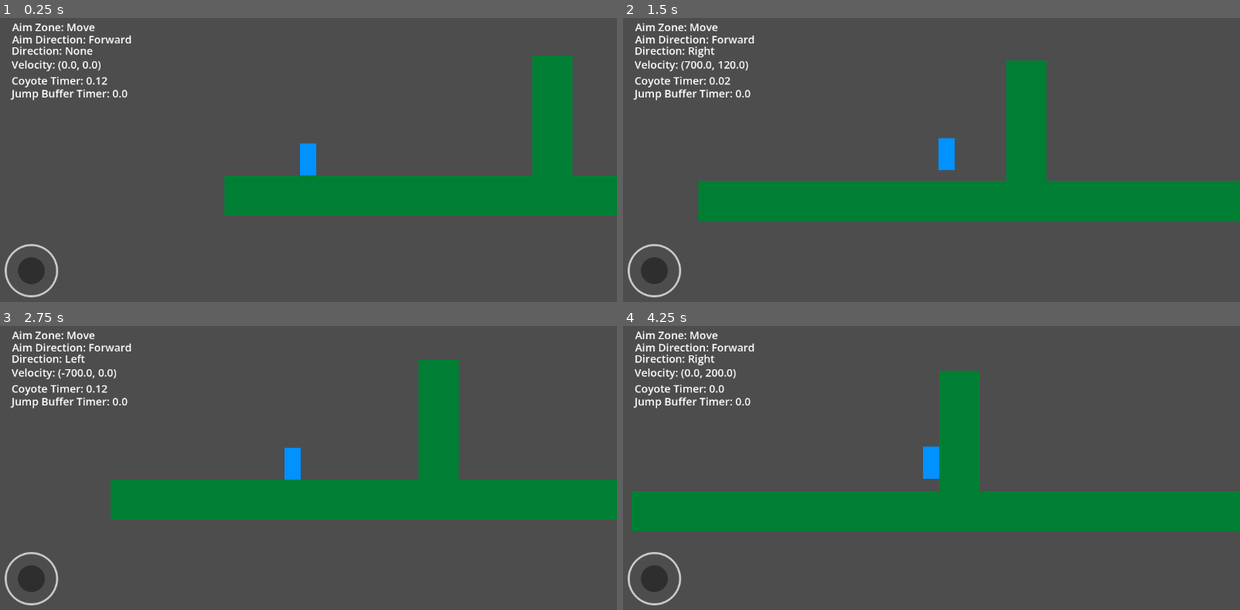
Above: before the commit, frames 1-4 (two rows, left to right).
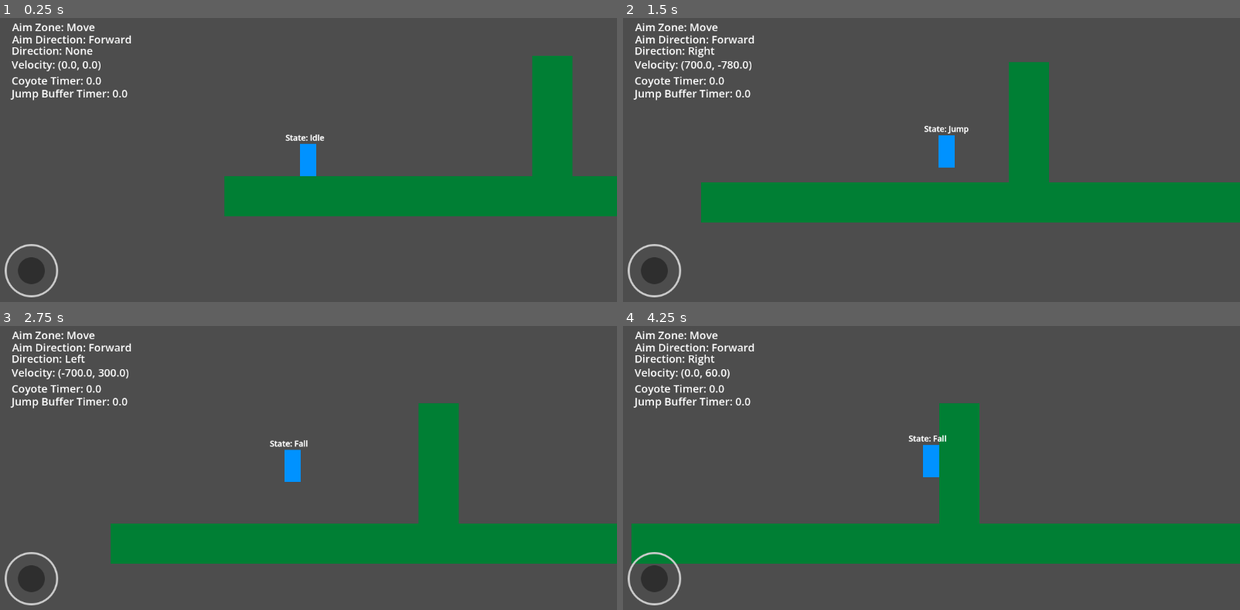
Above: after the commit, the same moments.

Repository: Mrdarx444/Veinbreaker
Game: Godot game, scene res://source/test/world.tscn
The game is run twice, just before and just after one commit, with the same random seed, the same clock (stepped at 60 frames per second) and the same inputs.
Inputs:
- Up to frame 1 (0.25 s): no input
- Up to frame 2 (1.5 s): hold D (Right) from 0.53 s (still down); tap Space (Jump) at 0.6, 0.77, 1.07, 1.35 s
- Up to frame 3 (2.75 s): tap Space (Jump) at 1.52, 1.82, 2.1 s; release D (Right) at 2.03 s; hold A (Left) from 2.03 s (still down)
- Up to frame 4 (4.25 s): release A (Left) at 2.78 s; hold D (Right) from 2.78 s (still down); tap Space (Jump) at 2.85, 3.02, 3.32, 3.6, 3.77, 4.07 s

The runs differ from the first frame. In frame 1, 0.5% of the frame differs, in the area x 15-100%, y 13-70%; in frame 2, 1.7%; in frame 3, 24%, in the area x 15-100%, y 11-84%; in frame 4, 23%.

Commit message:
Deport player.gd script to a state machine

Diff:
--- a/project.godot
+++ b/project.godot
@@ -23,6 +23,8 @@
 gdscript/warnings/unused_private_class_variable=0
 gdscript/warnings/unused_parameter=0
 gdscript/warnings/unused_signal=0
+gdscript/warnings/shadowed_variable=0
+gdscript/warnings/shadowed_variable_base_class=0
 
 [display]
 
--- /dev/null
+++ b/source/classes/FSM/State.gd
@@ -0,0 +1,10 @@
+class_name State
+extends Node
+
+func enter(state_owner: Node2D, state_machine: StateMachine) -> void: pass
+
+func exit(state_owner: Node2D, state_machine: StateMachine) -> void: pass
+
+func update(delta: float, state_owner: Node2D, state_machine: StateMachine) -> void: pass
+
+func physics_update(delta: float, state_owner: Node2D, state_machine: StateMachine) -> void: pass
--- /dev/null
+++ b/source/classes/FSM/StateMachine.gd
@@ -0,0 +1,52 @@
+class_name StateMachine
+extends Node
+
+signal state_changed(from_state: StringName, to_state: StringName)
+
+@export var initiate_state: State = null
+@onready var current_state: State = initiate_state
+
+var states: Dictionary[StringName, State] = {}
+
+func _ready() -> void:
+	_debbug()
+	_set_states()
+	_enter_initial_state()
+
+func _set_states():
+	for child in get_children(true):
+		if child is State:
+			states[child.name] = (child as State)
+
+func _enter_initial_state() -> void:
+	current_state.enter(owner, self)
+	state_changed.emit(&"", current_state.name)
+
+func _process(delta: float) -> void:
+	current_state.update(delta, owner, self)
+
+func _physics_process(delta: float) -> void:
+	current_state.physics_update(delta, owner, self)
+
+func change_state(next_state_name: StringName) -> void:
+	if next_state_name == &"": return
+	var next_state: State = states[next_state_name]
+	if current_state == next_state:
+		push_warning("You're already at the same state named '%s'"%str(next_state_name))
+		return
+	if !next_state:
+		push_error("There is no a State with name of '%s'"%str(next_state_name))
+		return
+	current_state.exit(owner, self)
+	next_state.enter(owner, self)
+	state_changed.emit(current_state.name, next_state_name)
+	current_state = next_state
+
+func _debbug() -> void:
+	if initiate_state == null:
+		push_error("There is no initial state")
+		return
+	state_changed.connect(Callable(self, "_state_changed_message"))
+
+func _state_changed_message(from: StringName, to: StringName):
+	print("'%s' Changed state from '%s' to '%s'"%[owner.name, from, to])
--- a/source/scenes/Player/player.tscn
+++ b/source/scenes/Player/player.tscn
@@ -2,6 +2,11 @@
 
 [ext_resource type="Script" uid="uid://ceej0isvs6nyv" path="res://source/scripts/Player/player.gd" id="1_31g4s"]
 [ext_resource type="Script" uid="uid://d17itavn1yymn" path="res://source/scripts/Player/Component/aim_component.gd" id="2_ck846"]
+[ext_resource type="Script" uid="uid://sffei5k4nmay" path="res://source/classes/FSM/StateMachine.gd" id="3_8vvwm"]
+[ext_resource type="Script" uid="uid://cn7aqx2ivd87l" path="res://source/scripts/Player/States/idle_state.gd" id="4_0wpal"]
+[ext_resource type="Script" uid="uid://d2t4p3epldlyl" path="res://source/scripts/Player/States/move_state.gd" id="5_ryax5"]
+[ext_resource type="Script" uid="uid://booc1r8m0sjrd" path="res://source/scripts/Player/States/fall_state.gd" id="6_c4tgw"]
+[ext_resource type="Script" uid="uid://t641dacx3nys" path="res://source/scripts/Player/States/jump_state.gd" id="7_c4tgw"]
 
 [sub_resource type="RectangleShape2D" id="RectangleShape2D_yd3kj"]
 size = Vector2(60, 120)
@@ -9,9 +14,22 @@
 [sub_resource type="LabelSettings" id="LabelSettings_ck846"]
 font_size = 20
 
+[sub_resource type="LabelSettings" id="LabelSettings_c4tgw"]
+font_size = 30
+outline_size = 2
+
+[sub_resource type="GDScript" id="GDScript_c4tgw"]
+script/source = "extends Label
+
+
+
+func _on_state_machine_state_changed(from_state: StringName, to_state: StringName) -> void:
+	text = \"State: \" + str(to_state)
+"
+
 [node name="Player" type="CharacterBody2D" unique_id=1568325260]
 script = ExtResource("1_31g4s")
-jump_buffer_time = 1.0
+aiming_slowdown_ratio = 0.63
 
 [node name="TempSprite" type="ColorRect" parent="." unique_id=739025270]
 custom_minimum_size = Vector2(60, 120)
@@ -30,6 +48,11 @@
 
 [node name="Collision" type="CollisionShape2D" parent="." unique_id=888884237]
 shape = SubResource("RectangleShape2D_yd3kj")
+
+[node name="Camera" type="Camera2D" parent="." unique_id=1120778986]
+zoom = Vector2(0.5, 0.5)
+position_smoothing_enabled = true
+position_smoothing_speed = 10.0
 
 [node name="Components" type="Node" parent="." unique_id=2138234143]
 
@@ -101,11 +124,6 @@
 text = "Jump Buffer Timer: 0.0"
 label_settings = SubResource("LabelSettings_ck846")
 
-[node name="Camera" type="Camera2D" parent="." unique_id=1120778986]
-zoom = Vector2(0.5, 0.5)
-position_smoothing_enabled = true
-position_smoothing_speed = 10.0
-
 [node name="Timers" type="Node" parent="." unique_id=1895822513]
 
 [node name="CoyoteTimer" type="Timer" parent="Timers" unique_id=302265838]
@@ -113,3 +131,42 @@
 
 [node name="JumpBufferTimer" type="Timer" parent="Timers" unique_id=687490601]
 one_shot = true
+
+[node name="StateMachine" type="Node" parent="." unique_id=393924244 node_paths=PackedStringArray("initiate_state")]
+script = ExtResource("3_8vvwm")
+initiate_state = NodePath("Idle")
+metadata/_custom_type_script = "uid://sffei5k4nmay"
+
+[node name="Idle" type="Node" parent="StateMachine" unique_id=619413992]
+script = ExtResource("4_0wpal")
+metadata/_custom_type_script = "uid://c2d84vxcs81cy"
+
+[node name="Move" type="Node" parent="StateMachine" unique_id=1796069242]
+script = ExtResource("5_ryax5")
+metadata/_custom_type_script = "uid://c2d84vxcs81cy"
+
+[node name="Fall" type="Node" parent="StateMachine" unique_id=1787499065]
+script = ExtResource("6_c4tgw")
+metadata/_custom_type_script = "uid://c2d84vxcs81cy"
+
+[node name="Jump" type="Node" parent="StateMachine" unique_id=866311513]
+script = ExtResource("7_c4tgw")
+metadata/_custom_type_script = "uid://c6ee1ed1fi5b1"
+
+[node name="StateLabel" type="Label" parent="." unique_id=1840347626]
+anchors_preset = 7
+anchor_left = 0.5
+anchor_top = 1.0
+anchor_right = 0.5
+anchor_bottom = 1.0
+offset_left = -84.5
+offset_top = -106.0
+offset_right = 84.5
+offset_bottom = -64.0
+grow_horizontal = 2
+grow_vertical = 0
+text = "State: None"
+label_settings = SubResource("LabelSettings_c4tgw")
+script = SubResource("GDScript_c4tgw")
+
+[connection signal="state_changed" from="StateMachine" to="StateLabel" method="_on_state_machine_state_changed"]
--- /dev/null
+++ b/source/scripts/Player/PlayerState.gd
@@ -0,0 +1,34 @@
+class_name PlayerState
+extends State
+
+func physics_update(delta: float, state_owner: Node2D, state_machine: StateMachine) -> void:
+	var player: Player = state_owner
+	gravity_handle(delta, state_owner as Player)
+	state_machine.change_state(get_next_state(player))
+
+func get_next_state(player: Player) -> StringName:
+
+	return &""
+
+func gravity_handle(delta: float, player: Player):
+	if !player.is_on_floor():
+		if player.velocity.y < player.max_fall_speed:
+			player.velocity.y = min(player.velocity.y + player.gravity * delta, player.max_fall_speed)
+	else :
+		player.velocity.y = 0
+
+func movement_handle(delta: float, player: Player):
+	match player.joystick.current_zone:
+		player.joystick.AimZone.MOVE:
+			player.velocity.x = move_toward(
+				player.velocity.x,
+				player.speed * player.joystick.move_direction,
+				player.acceleration * delta
+			)
+		player.joystick.AimZone.MOVE_AIM_UP, player.joystick.AimZone.MOVE_AIM_DOWN:
+			player.velocity.x = move_toward(
+				player.velocity.x,
+				player.speed * player.joystick.move_direction * player.aiming_slowdown_ratio,
+				player.acceleration * delta
+			)
+	player.move_and_slide()
--- /dev/null
+++ b/source/scripts/Player/States/fall_state.gd
@@ -0,0 +1,19 @@
+extends PlayerState
+
+func physics_update(delta: float, state_owner: Node2D, state_machine: StateMachine) -> void:
+	var player: Player = state_owner
+	movement_handle(delta, player)
+	if Input.is_action_just_pressed("Jump") and player.velocity.y > player.jump_buffer_min_velocity:
+		player.jump_buffer_timer.start()
+	super.physics_update(delta, state_owner, state_machine)
+
+func get_next_state(player: Player) -> StringName:
+	if player.is_on_floor():
+		if player.joystick.move_direction != 0:
+			return &"Move"
+		else :
+			return &"Idle"
+	if Input.is_action_just_pressed("Jump"):
+		if !player.coyote_timer.is_stopped():
+			return &"Jump"
+	return &""
--- /dev/null
+++ b/source/scripts/Player/States/idle_state.gd
@@ -0,0 +1,25 @@
+extends PlayerState
+
+func physics_update(delta: float, state_owner: Node2D, state_machine: StateMachine) -> void:
+	slow_down(delta, state_owner as Player)
+	super.physics_update(delta, state_owner, state_machine)
+
+func slow_down(delta: float, player: Player):
+	player.velocity.x = move_toward(
+		player.velocity.x,
+		0.0,
+		player.friction * delta
+	)
+
+func get_next_state(player: Player) -> StringName:
+	if player.joystick.move_direction != 0:
+		return &"Move"
+	if !player.is_on_floor():
+		if player.velocity.y >= 0:
+			return &"Fall"
+	if Input.is_action_just_pressed("Jump"):
+		return &"Jump"
+	if !player.jump_buffer_timer.is_stopped():
+		player.jump_buffer_timer.stop()
+		return &"Jump"
+	return &""
--- /dev/null
+++ b/source/scripts/Player/States/jump_state.gd
@@ -0,0 +1,20 @@
+extends PlayerState
+
+func enter(state_owner: Node2D, state_machine: StateMachine) -> void:
+	var player: Player = state_owner
+	player.velocity.y = player.jump_velocity
+	player.coyote_timer.stop()
+
+func physics_update(delta: float, state_owner: Node2D, state_machine: StateMachine) -> void:
+	movement_handle(delta, state_owner as Player)
+	super.physics_update(delta, state_owner, state_machine)
+
+func get_next_state(player: Player) -> StringName:
+	if player.velocity.y >= 0:
+		return &"Fall"
+	if player.is_on_floor():
+		if player.velocity.x:
+			return &"Move"
+		else :
+			return &"Idle"
+	return &""
--- /dev/null
+++ b/source/scripts/Player/States/move_state.gd
@@ -0,0 +1,19 @@
+extends PlayerState
+
+func physics_update(delta: float, state_owner: Node2D, state_machine: StateMachine) -> void:
+	movement_handle(delta, state_owner as Player)
+	super.physics_update(delta, state_owner, state_machine)
+
+func get_next_state(player: Player) -> StringName:
+	if player.joystick.move_direction == 0 and player.is_on_floor():
+		return &"Idle"
+	if !player.is_on_floor():
+		if player.velocity.y >= 0:
+			player.coyote_timer.start()
+			return &"Fall"
+	if Input.is_action_just_pressed("Jump"):
+		return &"Jump"
+	if !player.jump_buffer_timer.is_stopped():
+		player.jump_buffer_timer.stop()
+		return &"Jump"
+	return &""
--- a/source/scripts/Player/player.gd
+++ b/source/scripts/Player/player.gd
@@ -1,4 +1,5 @@
 extends CharacterBody2D
+class_name Player
 
 @export_subgroup("Movement")
 @export var speed: float = 700.0
@@ -31,57 +32,7 @@
 	jump_buffer_timer.wait_time = jump_buffer_time
 
 func _physics_process(delta: float) -> void:
-	movement_handle(delta)
-	gravity_handle(delta)
-	jump_handle(delta)
-	move_and_slide()
 	_debugg()
-
-func gravity_handle(delta: float):
-	if !is_on_floor():
-		if velocity.y < max_fall_speed:
-			velocity.y = min(velocity.y + gravity * delta, max_fall_speed)
-	else :
-		velocity.y = 0
-
-func movement_handle(delta: float):
-	match joystick.current_zone:
-		joystick.AimZone.MOVE:
-			velocity.x = move_toward(
-				velocity.x,
-				speed * joystick.move_direction,
-				acceleration * delta
-			)
-		joystick.AimZone.MOVE_AIM_UP, joystick.AimZone.MOVE_AIM_DOWN:
-			velocity.x = move_toward(
-				velocity.x,
-				speed * joystick.move_direction * aiming_slowdown_ratio,
-				acceleration * delta
-			)
-		_:
-			velocity.x = move_toward(
-				velocity.x,
-				0.0,
-				friction * delta
-			)
-
-func jump_handle(delta: float):
-	if is_on_floor():
-		coyote_timer.start()
-		if !jump_buffer_timer.is_stopped():
-			velocity.y = jump_velocity
-		jump_buffer_timer.stop()
-
-	if Input.is_action_just_pressed("Jump"):
-		if !coyote_timer.is_stopped():
-			velocity.y = jump_velocity
-			coyote_timer.stop()
-
-		if !is_on_floor() and velocity.y > jump_buffer_min_velocity:
-			jump_buffer_timer.start()
-
-	if Input.is_action_just_released("Jump") and !is_on_floor() and velocity.y < 0:
-		velocity.y = 0
 
 func _debugg():
 	zone_label.text = "Aim Zone: " + joystick.aim_zone_debbug[joystick.current_zone]
Not shown, added: source/classes/FSM/State.gd.uid
Not shown, added: source/classes/FSM/StateMachine.gd.uid
Not shown, added: source/scripts/Player/PlayerState.gd.uid
Not shown, added: source/scripts/Player/States/fall_state.gd.uid
Not shown, added: source/scripts/Player/States/idle_state.gd.uid
Not shown, added: source/scripts/Player/States/jump_state.gd.uid
Not shown, added: source/scripts/Player/States/move_state.gd.uid
